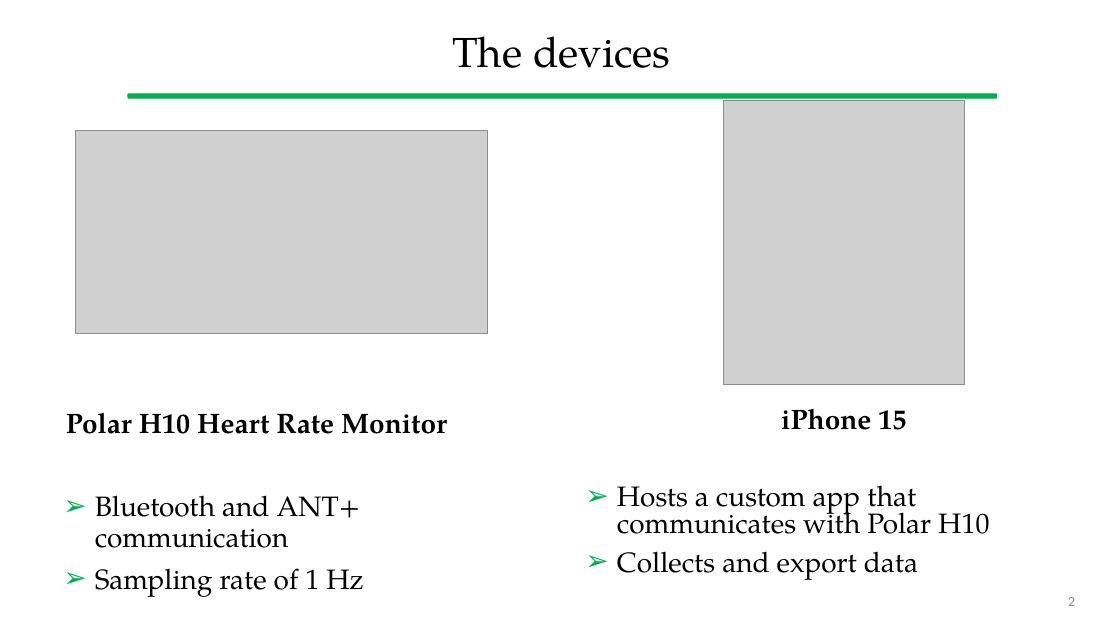
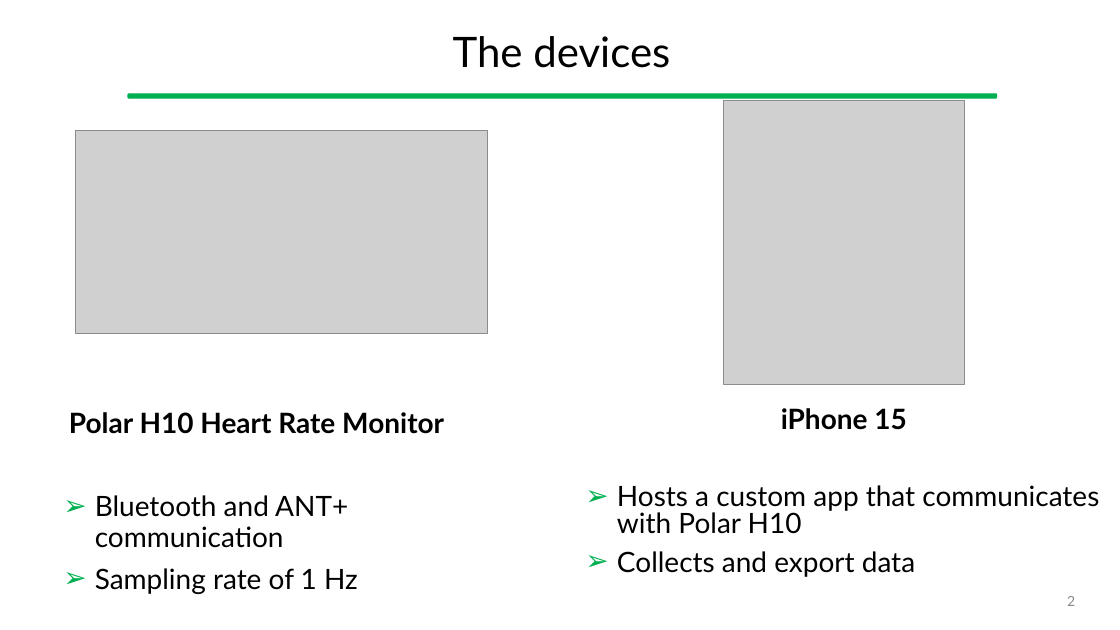
Before and after one commit to gcappon/bwthw, a slide deck: slide 2 of lab_12-symposium/lab_12-symposium.pptx. Drawn at 1120x630 pixels with LibreOffice and Linux fonts; fonts in the diff are those of the drawing; grey boxes stand for pictures. Boxes give left, top, right and bottom in pixels: in the first picture for what was removed or moved away, otherwise in the second. Text is boxed around its words. In the diff, an @@ line names an element or a change of style, - is before the commit and + after.

```diff
--- a/lab_12-symposium/lab_12-symposium.pptx
+++ b/lab_12-symposium/lab_12-symposium.pptx
@@ font TeX Gyre Pagella to Lato in 3 elements at <box>453,36,670,68</box>, <box>69,412,444,594</box>, <box>617,408,1099,577</box> @@
```
Also in this commit, not shown: 4 other slides changed, 1 other file.
